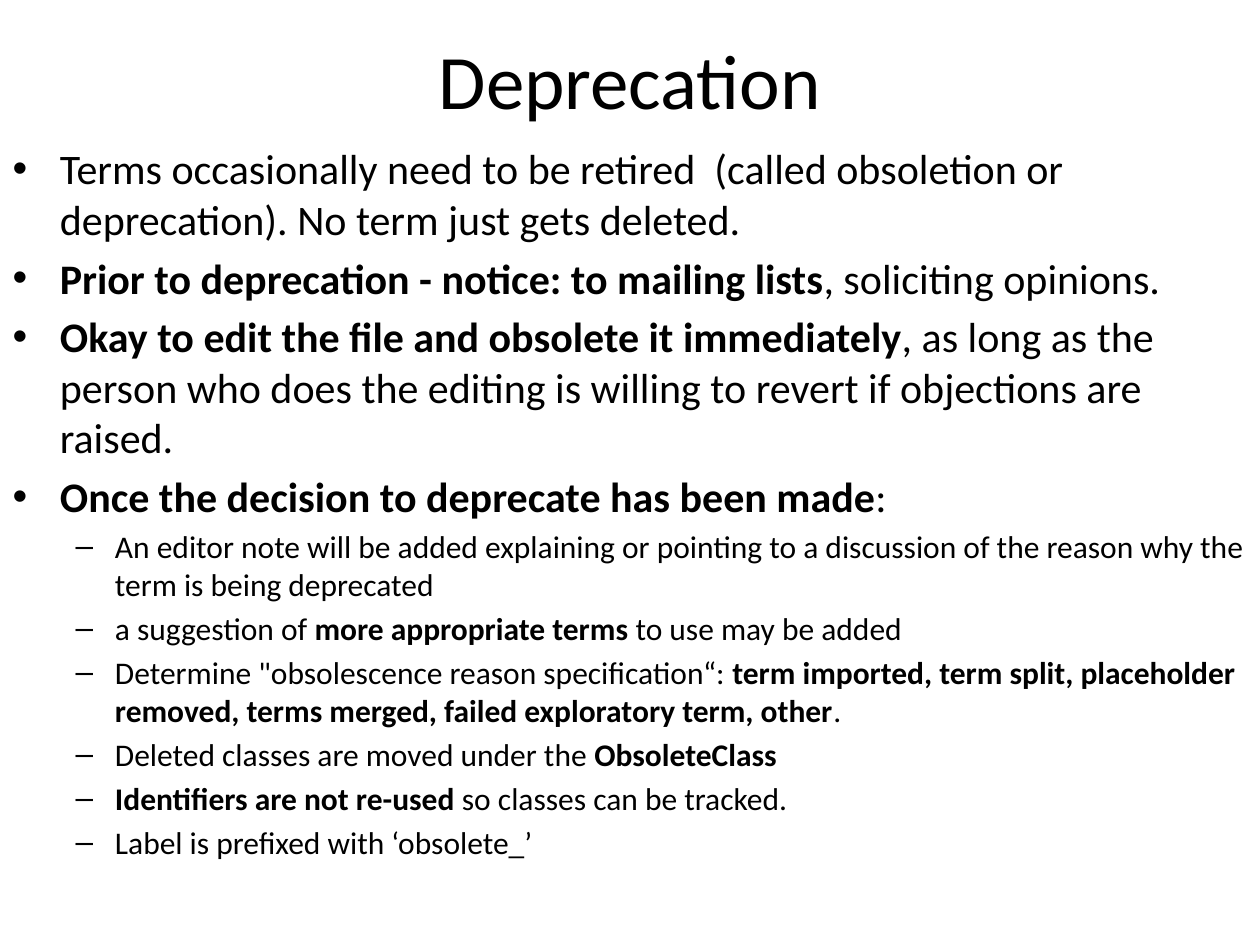
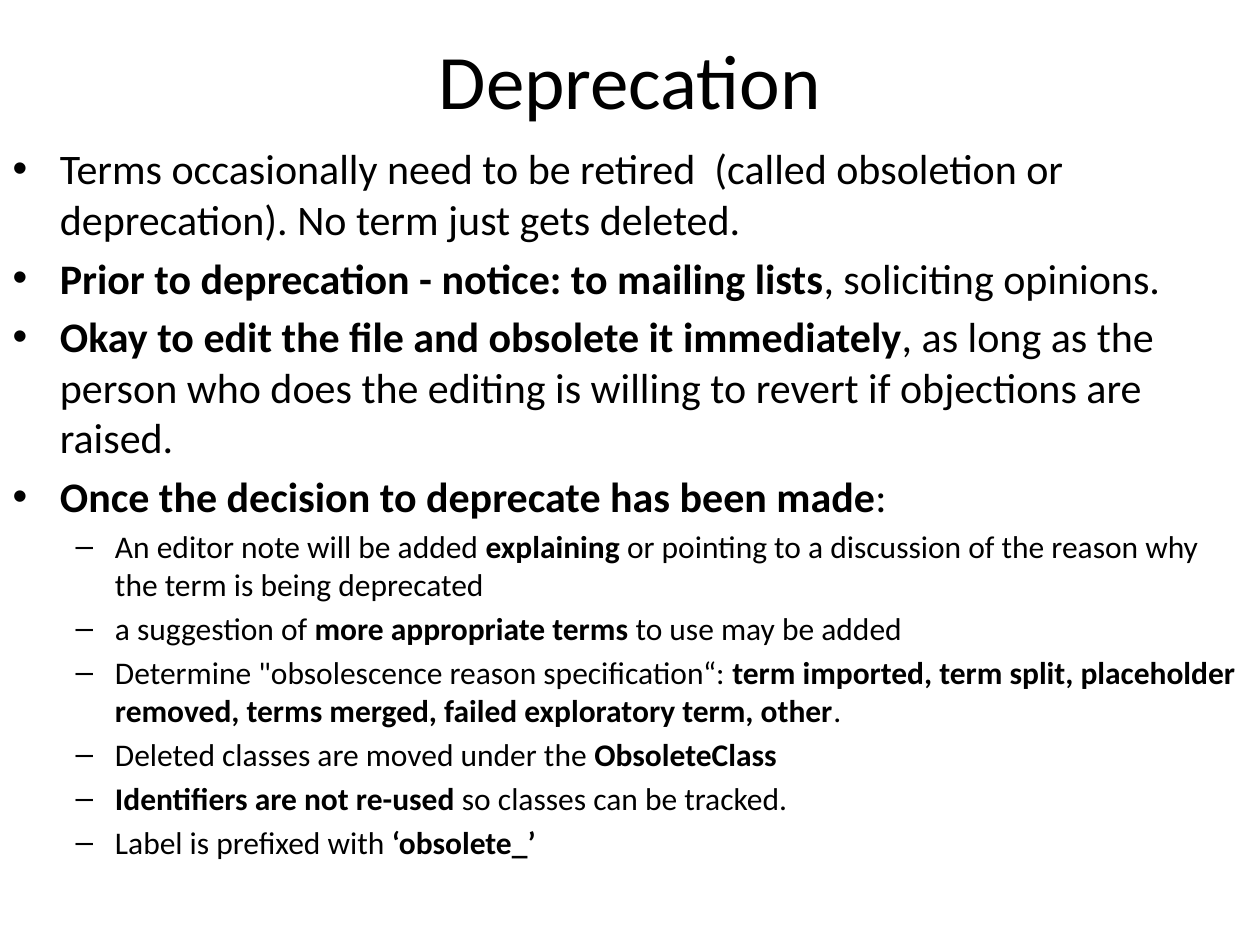
Before and after one commit to obi-ontology/obi-legacy-svn, a slide deck: slide 15 of trunk/docs/presentations/2010-03-Vancouver workshop OBI overview-BP.pptx. Drawn at 1260x945 pixels with LibreOffice and Linux fonts; fonts in the diff are those of the drawing. Boxes give left, top, right and bottom in pixels: in the first picture for what was removed or moved away, otherwise in the second. Text is boxed around its words. In the diff, an @@ line names an element or a change of style, - is before the commit and + after.

```diff
--- a/trunk/docs/presentations/2010-03-Vancouver workshop OBI overview-BP.pptx
+++ b/trunk/docs/presentations/2010-03-Vancouver workshop OBI overview-BP.pptx
@@ text at <box>115,536,1198,859</box>: bold on in "explaining", "‘obsolete_’" @@
```
Also in this commit, not shown: 2 other slides changed.
